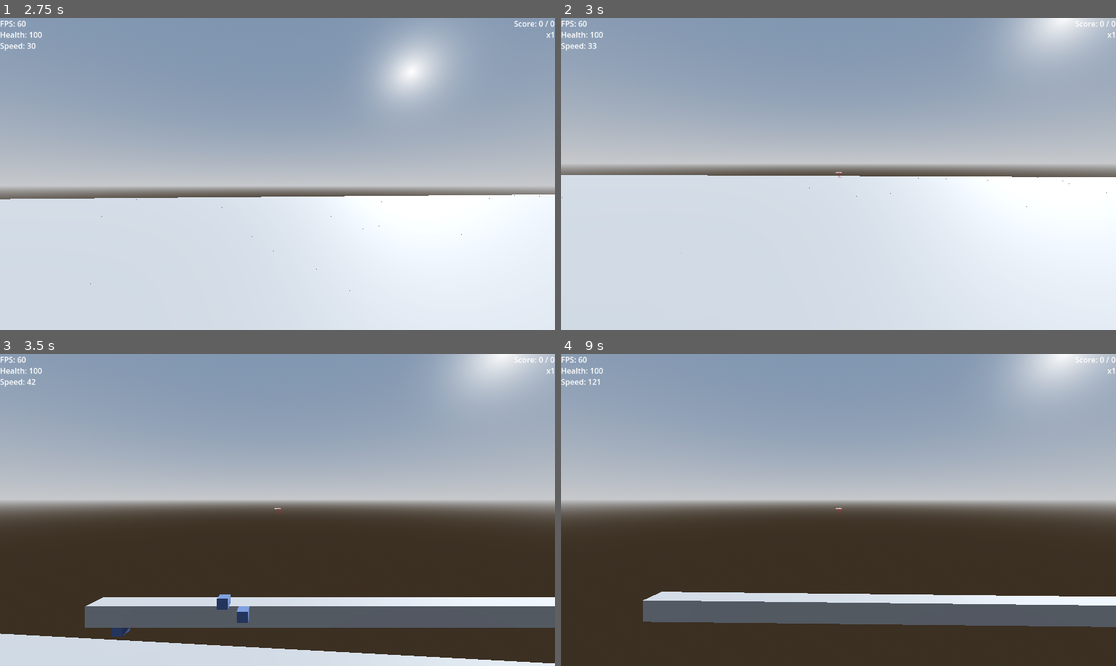
Above: before the commit, frames 1-4 (two rows, left to right).
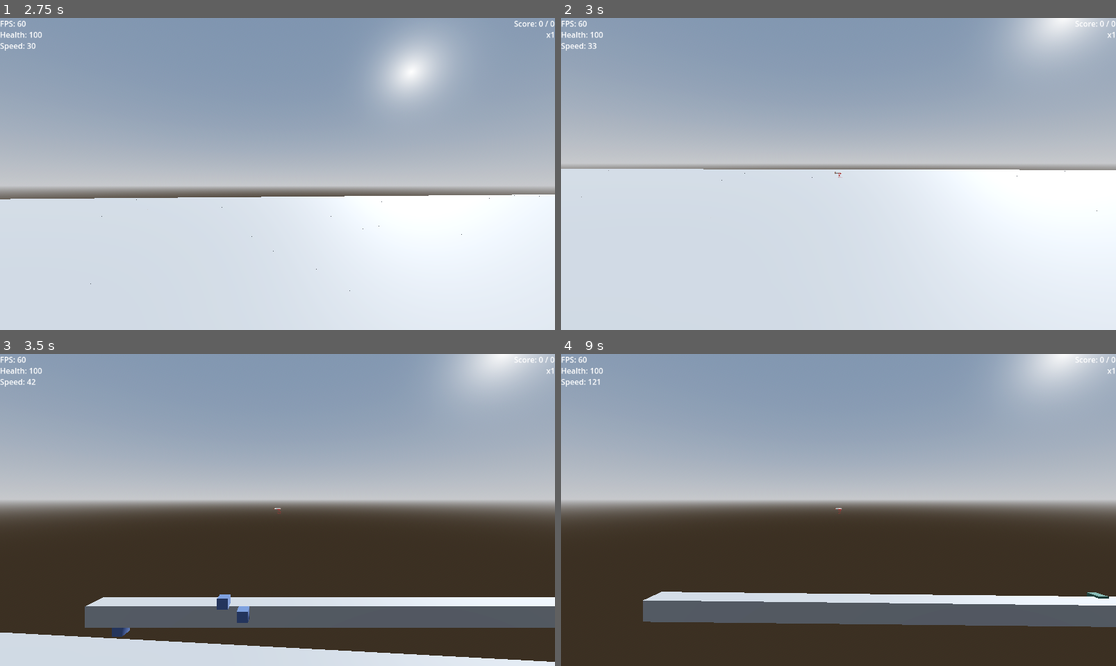
Above: after the commit, the same moments.

Repository: LunarTides/Speedrun-Game
Game: Godot game, scene res://scenes/world.tscn
The game is run twice, just before and just after one commit, with the same random seed, the same clock (stepped at 60 frames per second) and the same inputs.
Inputs (mouse positions are in pixels of both pictures, inside the frame that each line leads up to):
- Up to frame 1 (2.75 s): move the mouse to (305, 174) at 0.52 s; hold W (move_forward) from 0.53 s (still down); tap Shift (fly_to_enemy) at 0.6, 1.55 s; tap Space (jump) at 0.77, 0.8, 1.07, 1.35, 1.52, 1.82, 2.3 s; move the mouse to (249, 174) at 1.27 s; move the mouse to (288, 167) at 2.02 s; press the mouse at (288, 167) at 2.03 s
- Up to frame 2 (3 s): keep holding W (move_forward); move the mouse to (832, 180) at 2.77 s; release the mouse at (832, 180) at 2.78 s; tap Q (equip_katana) at 2.85 s
- Up to frame 3 (3.5 s): keep holding W (move_forward); tap Space (jump) at 3.02, 3.32 s; tap Shift (fly_to_enemy) at 3.05 s
- Up to frame 4 (9 s): move the mouse to (877, 513) at 3.52 s; tap Shift (fly_to_enemy) at 3.6, 4.55, 5.85, 7.55, 8.85 s; tap Space (jump) at 3.77, 3.8, 4.07, 4.52, 4.82, 5.3, 6.02, 6.32, 6.6, 6.77, 7.07, 7.25, 7.52, 7.82, 8.3 s; move the mouse to (794, 506) at 4.27 s; tap Ctrl (slam) at 4.35 s; move the mouse to (844, 510) at 5.02 s; hold C (unequip_weapon) 5.03-5.78 s; tap Enter at 5.75, 8 s; move the mouse to (816, 503) at 5.77 s; release W (move_forward) at 5.78 s; hold D (move_right) 5.78-6.53 s; move the mouse to (866, 510) at 6.52 s; hold W (move_forward) 6.53-8.78 s; move the mouse to (810, 510) at 7.27 s; click (810, 510) at 7.35 s; move the mouse to (849, 503) at 8.02 s; hold Q (equip_katana) 8.03-8.78 s; move the mouse to (832, 516) at 8.77 s; hold A (move_left) from 8.78 s (still down)

Frame 1 is identical in both runs. In frame 2, 2.1% of the frame differs, in the area x 0-100%, y 48-76%; in frame 3, 0.5%; in frame 4, less than 0.1%.

Commit message:
Add camera bouncing when landing and penalize getting hit

Diff:
--- a/scripts/game_manager.gd
+++ b/scripts/game_manager.gd
@@ -2,7 +2,9 @@
 
 
 var high_score: float = 0
-var score: float = 0
+var score: float = 0:
+	set(value):
+		score = max(value, 0)
 var multiplier: float = 1:
 	set(value):
 		multiplier = max(1, value)
--- a/scripts/player.gd
+++ b/scripts/player.gd
@@ -11,21 +11,33 @@
 var gravity: float = ProjectSettings.get_setting("physics/3d/default_gravity")
 var speed: float = STARTING_SPEED
 var extra_jumps: int = STARTING_EXTRA_JUMPS
+var is_jumping: bool = false
 var is_moving: bool = false
 var is_slamming: bool = false
 var is_on_damage_cooldown: bool = false
 var can_be_damaged: bool = true
-var health: float = 100
+var health: float = 100:
+	set(value):
+		# TODO: Add feedback when the player gets damaged.
+
+		# Add/subtract score when the health is changed.
+		# This incentivites not being hit.
+		GameManager.add_score(value - health)
+
+		health = value
 var equipped_weapon: Weapon
 var enemy_target: Enemy
 var extra_velocity: Vector3
 var slam_speed: float
+
+var _camera_bounce_tween: Tween
 
 
 func _physics_process(delta: float) -> void:
 	# Add the gravity.
 	if not is_on_floor():
 		velocity.y -= gravity * delta
+		is_jumping = true
 
 		#GameManager.multiplier += max(0, speed / 300) * delta
 
@@ -39,6 +51,20 @@
 
 	if is_on_floor():
 		extra_jumps = STARTING_EXTRA_JUMPS
+
+		if is_jumping:
+			# Camera bounce
+			var old_position: float = %Camera.position.y
+
+			if is_instance_valid(_camera_bounce_tween):
+				_camera_bounce_tween.kill()
+				%Camera.position.y = 0.52
+
+			_camera_bounce_tween = create_tween().set_ease(Tween.EASE_OUT).set_trans(Tween.TRANS_QUAD)
+			_camera_bounce_tween.tween_property(%Camera, "position:y", %Camera.position.y - 1, 0.4)
+			_camera_bounce_tween.tween_property(%Camera, "position:y", old_position, 0.4)
+
+			is_jumping = false
 
 		if is_slamming:
 			speed = max(speed, slam_speed)
--- a/scripts/weapons/katana.gd
+++ b/scripts/weapons/katana.gd
@@ -34,7 +34,7 @@
 
 		var diff: Vector3 = Vector3(1000, 1000, 1000)
 
-		while ((diff / 20).length() > 5):
+		while ((diff / 20).length() > 4):
 			diff = (enemy.global_position - player.global_position) * 20
 
 			player.extra_velocity.x += diff.x
